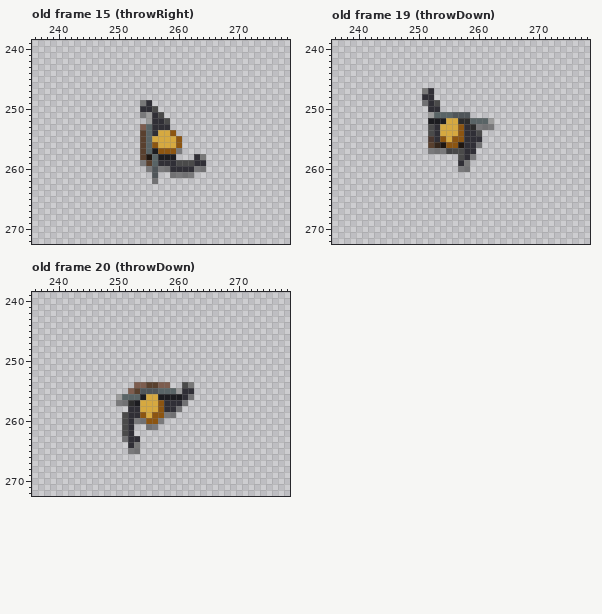
Two states of a pixel-art file, src/character.ase. Above is the file before it was changed.
512x512 pixels, 20 frames. Colours within 5 levels of each other are drawn and written as one. Shown: old frame 15 (throwRight): x 236..278, y 239..272; old frame 19 (throwDown): x 236..278, y 239..272; old frame 20 (throwDown): x 236..278, y 239..272. The commit also changed other frames, which this record leaves out.
Now the later version:
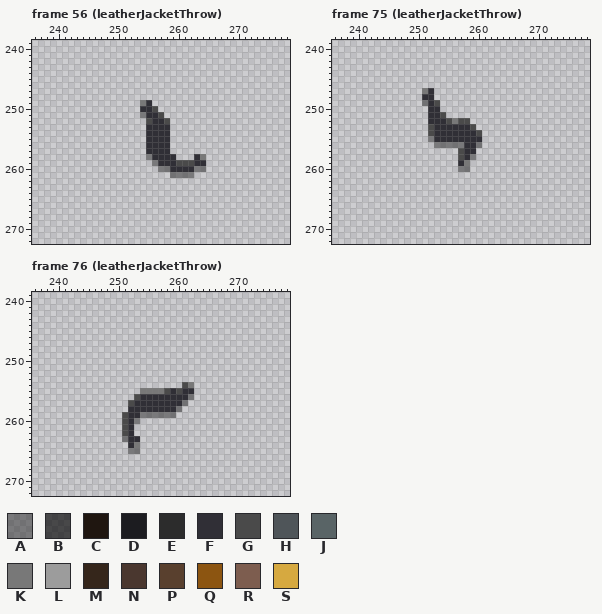
Palette (. is transparent): A #00000068  B #000000a6  C #1f1610  D #1c1c20  E #2c2c2c  F #302f36  G #4a4a4a  H #4f5559  J #596466  K #787878  L #9c9c9c  M #35261b  N #4a372f  P #59402e  Q #8c5511  R #7d5d4f  S #d6a940
A new or re-ordered frame is compared with the old frame closest to it.
Diff:
frames 20 -> 80
Changed rows in their new state; - is an unchanged pixel.
Frame 56 (leatherJacketThrow) is new; against old frame 15 (throwRight), layers "head", "weapon", "legs":
first column x 254:
251 -F-----
252 -G-----
253 .F-----
254 .F-FF.-
255 .FFFF..
256 .FFFF..
257 .FFFF..
258 .AFFFF-
259 ..A----
260 -..----
261 --.----
262 --.----
Frame 75 (leatherJacketThrow) is new; against old frame 19 (throwDown), layers "head", "weapon", "legs":
first column x 252:
251 FFG....----
252 FFFGKGG....
253 --FFFF-G...
254 --FFFF-----
255 A-FFFF-----
256 .AAAAA-----
257 .....------
Frame 76 (leatherJacketThrow) is new; against old frame 20 (throwDown), layers "head", "weapon", "legs":
first column x 250:
254 ---......--
255 --..KKKKGFG
256 ...GFFFFFFF
257 ..GFFFFF---
258 ----FFFF---
259 ----AAAA---
260 ----....---
261 -----..----
Boxes around the changes in both pictures, in picture pixels (x1, y1, x2, y2):
changed: (140, 112, 182, 184)
changed: (428, 112, 494, 154)
changed: (116, 382, 182, 430)
